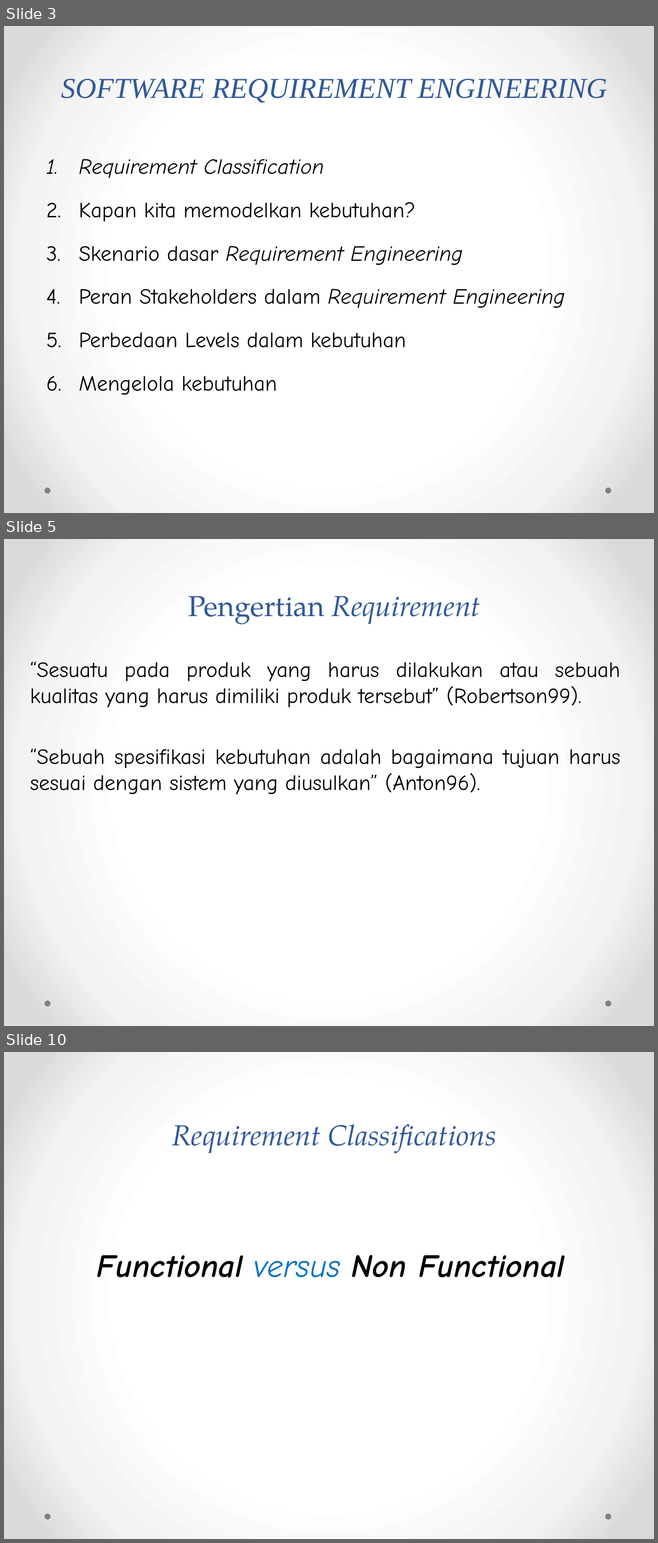
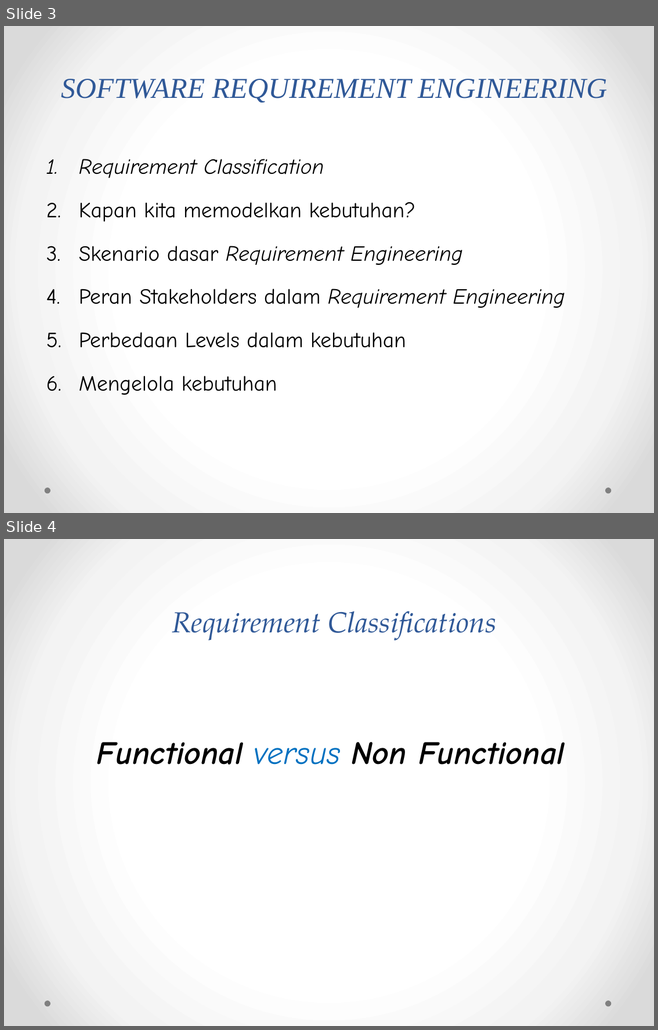
Before and after one commit to weztcy/Semester-6, a slide deck: Rekayasa Kebutuhan Perangkat Lunak - A11.4601/2. Requirements Classification - Software Requirement Engineering - Teknik Informatika S1.pptx. Shown one above the other, each under a label of ours: slides 3, 5 and 10 before the commit, slides 3 and 4 after it; the slides between them are not shown. The pictures are 658x1543 and 658x1030 pixels, drawn with LibreOffice and Linux fonts; fonts in the diff are those of the drawing. Boxes give left, top, right and bottom in pixels: in the first picture for what was removed or moved away, otherwise in the second. Text is boxed around its words. In the diff, an @@ line names an element or a change of style, - is before the commit and + after.

```diff
--- a/Rekayasa Kebutuhan Perangkat Lunak - A11.4601/2. Requirements Classification - Software Requirement Engineering - Teknik Informatika S1.pptx
+++ b/Rekayasa Kebutuhan Perangkat Lunak - A11.4601/2. Requirements Classification - Software Requirement Engineering - Teknik Informatika S1.pptx
@@ slide 5 removed at [4,539,654,1026], background gradient #FFFFFF to #F4F4F4 to #DADADA; not listed: 2 template elements that a slide beside it also shows @@
@@ title removed at [188,596,480,624] @@
-Pengertian Requirement
@@ text removed at [30,661,620,795] @@
-“Sesuatu pada produk yang harus dilakukan atau sebuah kualitas yang harus dimiliki produk tersebut” (Robertson99).
-“Sebuah spesifikasi kebutuhan adalah bagaimana tujuan harus sesuai dengan sistem yang diusulkan” (Anton96).
@@ what was slide 10 is now slide 4 @@
```
Also in this commit, not shown: 1 slide changed, 8 slides added, 22 other slides removed, 17 other files.
